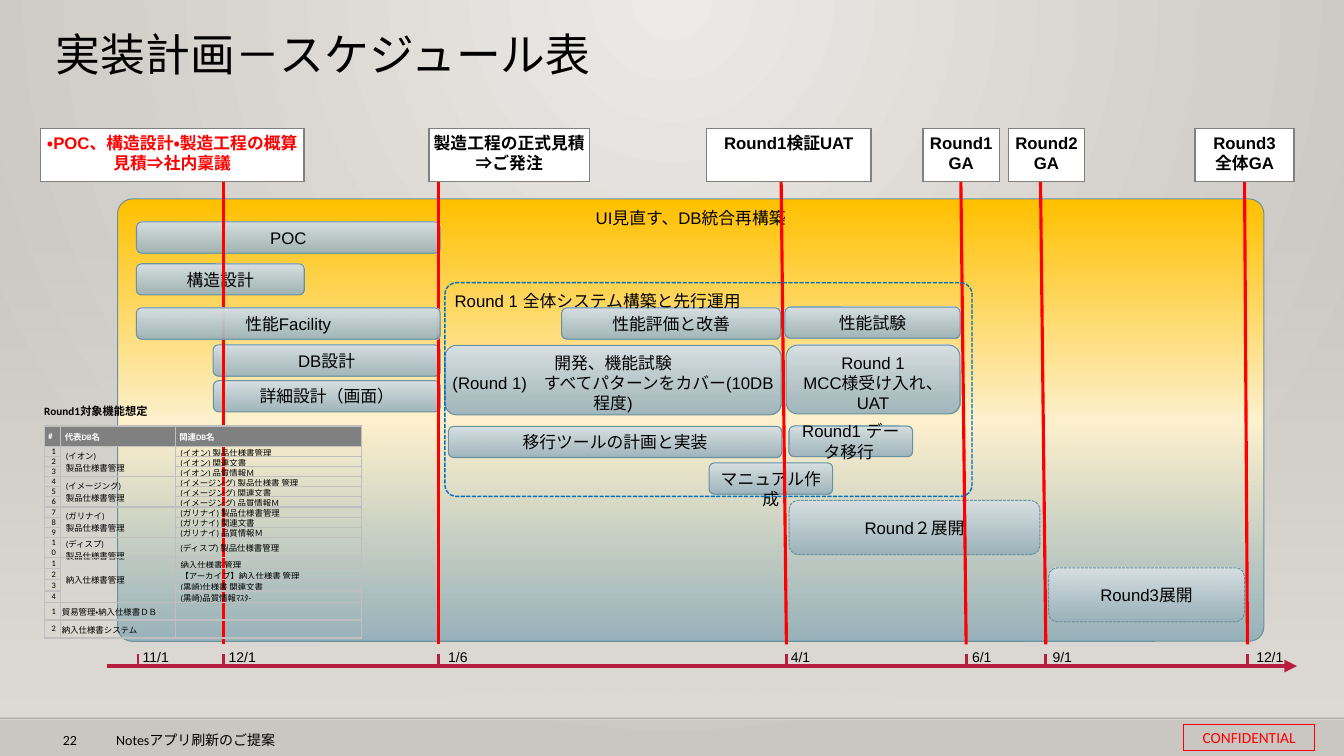
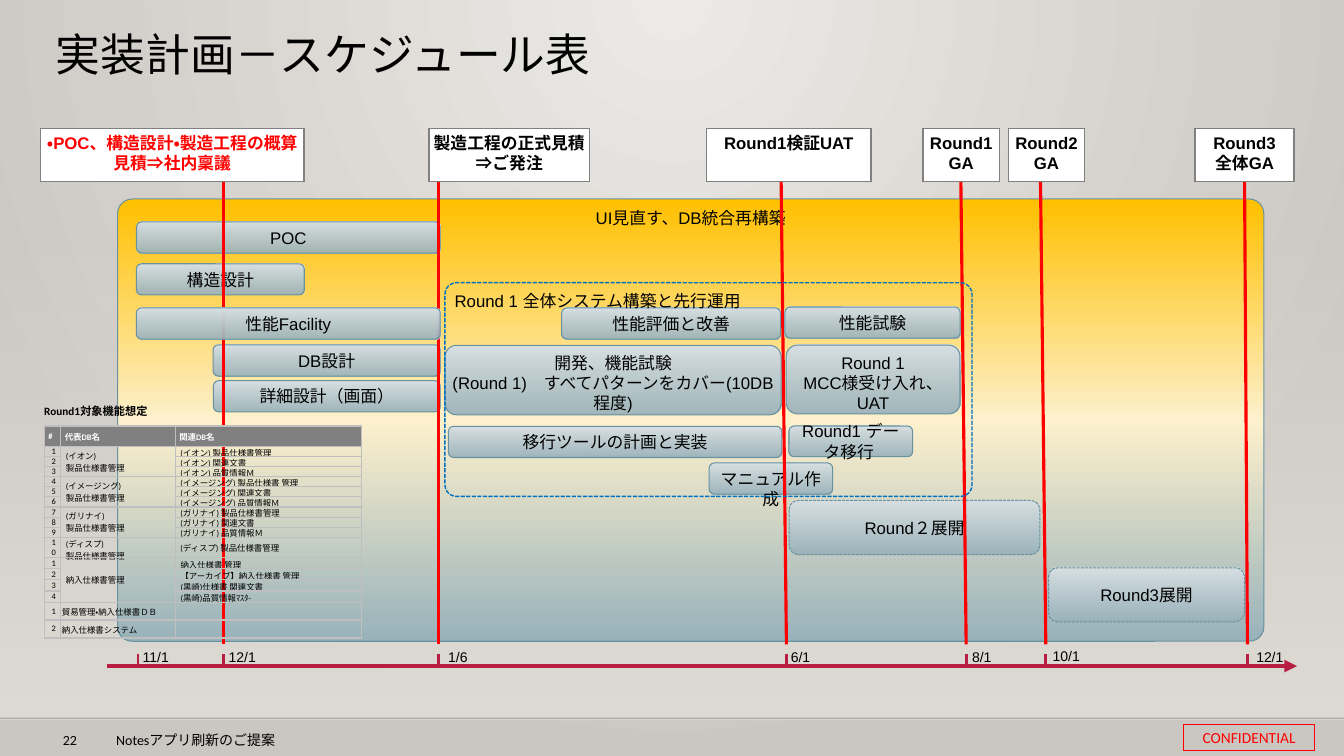
Before and after one commit to 0494938/Notes--CMS-Online, a slide deck: slide 22 of Notesアプリ刷新プロジェクト提案見積もり.pptx. Drawn at 1344x756 pixels with LibreOffice and Linux fonts; fonts in the diff are those of the drawing; background and template pictures are left out. Boxes give left, top, right and bottom in pixels: in the first picture for what was removed or moved away, otherwise in the second. Text is boxed around its words. In the diff, an @@ line names an element or a change of style, - is before the commit and + after.

```diff
--- a/Notesアプリ刷新プロジェクト提案見積もり.pptx
+++ b/Notesアプリ刷新プロジェクト提案見積もり.pptx
@@ text at bbox=[791, 652, 810, 666]: text changed @@
-4/1
+6/1
@@ text at bbox=[1053, 651, 1080, 665]: text changed @@
-9/1
+10/1
```
Also in this commit, not shown: 17 other slides changed, 1 other file.
